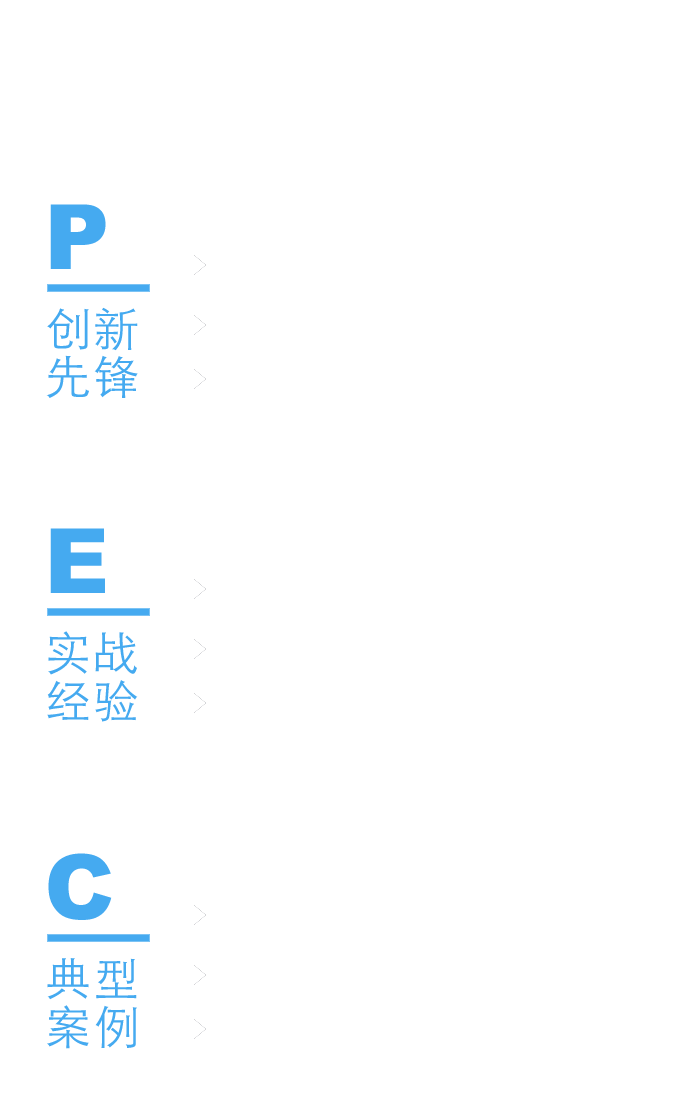
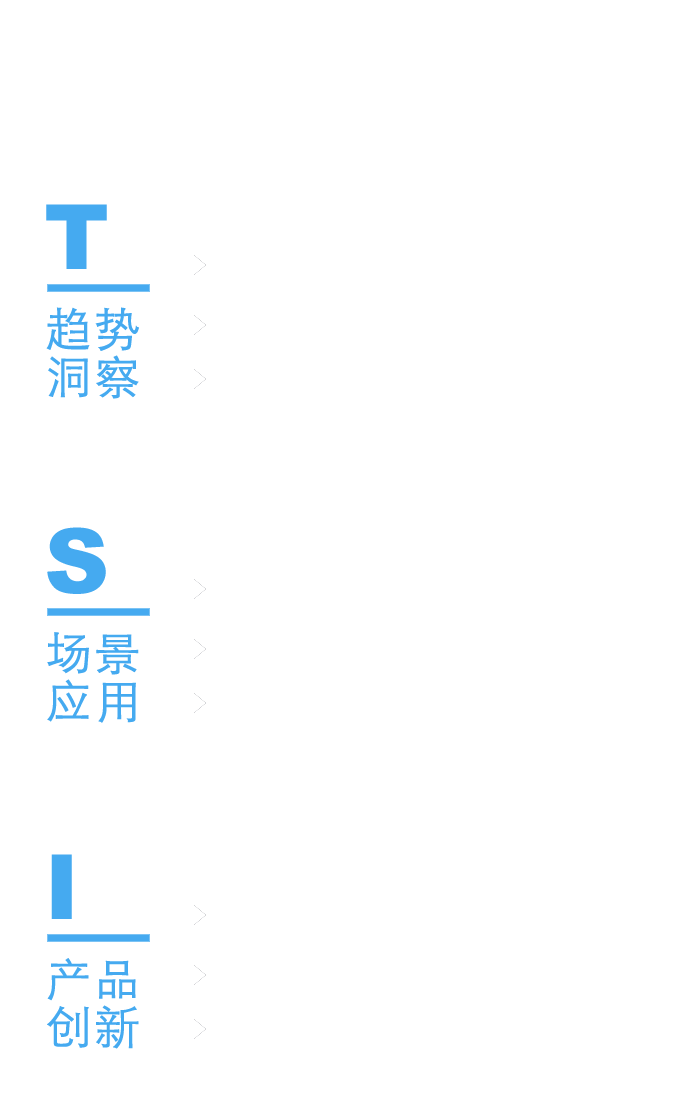
Before/after of a 681x1108 layered artwork. What changed in the layer stack:
added group "1" with 22 layers above "2" over [46, 204, 139, 1049]
added group "组 1 拷贝 2" (1st of 2, in "1") with 6 layers in group "1" over [47, 853, 139, 1049]
added layer "I" in group "组 1 拷贝 2" over [51, 854, 72, 919]
added layer "产品 创新" in group "组 1 拷贝 2" over [47, 958, 139, 1049]
added group "组 1 拷贝" (1st of 2, in "1") with 6 layers in group "1" over [47, 527, 139, 723]
added layer "S" in group "组 1 拷贝" over [47, 527, 106, 594]
added layer "场景 应用" in group "组 1 拷贝" over [47, 632, 139, 723]
added group "组 1" (1st of 2, in "1") with 6 layers in group "1" over [46, 204, 139, 399]
added layer "T" in group "组 1" over [46, 204, 107, 269]
added layer "趋势 洞察" in group "组 1" over [46, 307, 139, 399]
moved "组 1 拷贝 2" (2nd of 2, in "2") into group "2" over [47, 853, 139, 1049]
painted on "典型 案例" over [47, 958, 138, 1049]
moved "组 1 拷贝" (2nd of 2, in "2") into group "2" over [47, 527, 139, 722]
painted on "实战 经验" over [47, 631, 139, 722]
moved "组 1" (2nd of 2, in "2") into group "2" over [46, 204, 139, 399]
painted on "创新 先锋" over [46, 307, 139, 399]
